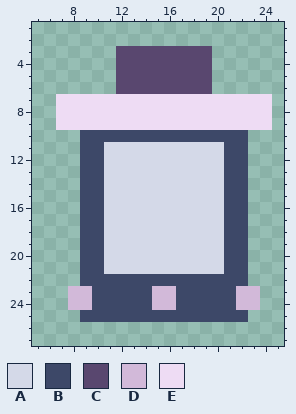
Pixel-art file -- game/assets/source/original_procedural/resource_powder.aseprite. Above: the version before the commit.
32x32 pixels, 1 frame. Shown: x 5..25, y 1..27.
Palette (. is transparent): A #d4d9e8  B #3d4868  C #59476f  D #d2b9d9  E #eedcf4
Pixels before, first column x 7:
 3 .....CCCCCCCC.....
 4 .....CCCCCCCC.....
 5 .....CCCCCCCC.....
 6 .....CCCCCCCC.....
 7 EEEEEEEEEEEEEEEEEE
 8 EEEEEEEEEEEEEEEEEE
 9 EEEEEEEEEEEEEEEEEE
10 ..BBBBBBBBBBBBBB..
11 ..BBAAAAAAAAAABB..
12 ..BBAAAAAAAAAABB..
13 ..BBAAAAAAAAAABB..
14 ..BBAAAAAAAAAABB..
15 ..BBAAAAAAAAAABB..
16 ..BBAAAAAAAAAABB..
17 ..BBAAAAAAAAAABB..
18 ..BBAAAAAAAAAABB..
19 ..BBAAAAAAAAAABB..
20 ..BBAAAAAAAAAABB..
21 ..BBAAAAAAAAAABB..
22 ..BBBBBBBBBBBBBB..
23 .DDBBBBBDDBBBBBDD.
24 .DDBBBBBDDBBBBBDD.
25 ..BBBBBBBBBBBBBB..
Once edited:
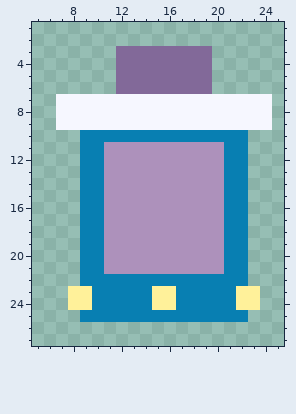
Difference:
{"colour":"A","old":"#d4d9e8","new":"#ad91bb"}
{"colour":"B","old":"#3d4868","new":"#087fb2"}
{"colour":"C","old":"#59476f","new":"#826999"}
{"colour":"D","old":"#d2b9d9","new":"#fff19a"}
{"colour":"E","old":"#eedcf4","new":"#f6f7ff"}
{"label":"changed","picture_box":[56,46,272,322]}
